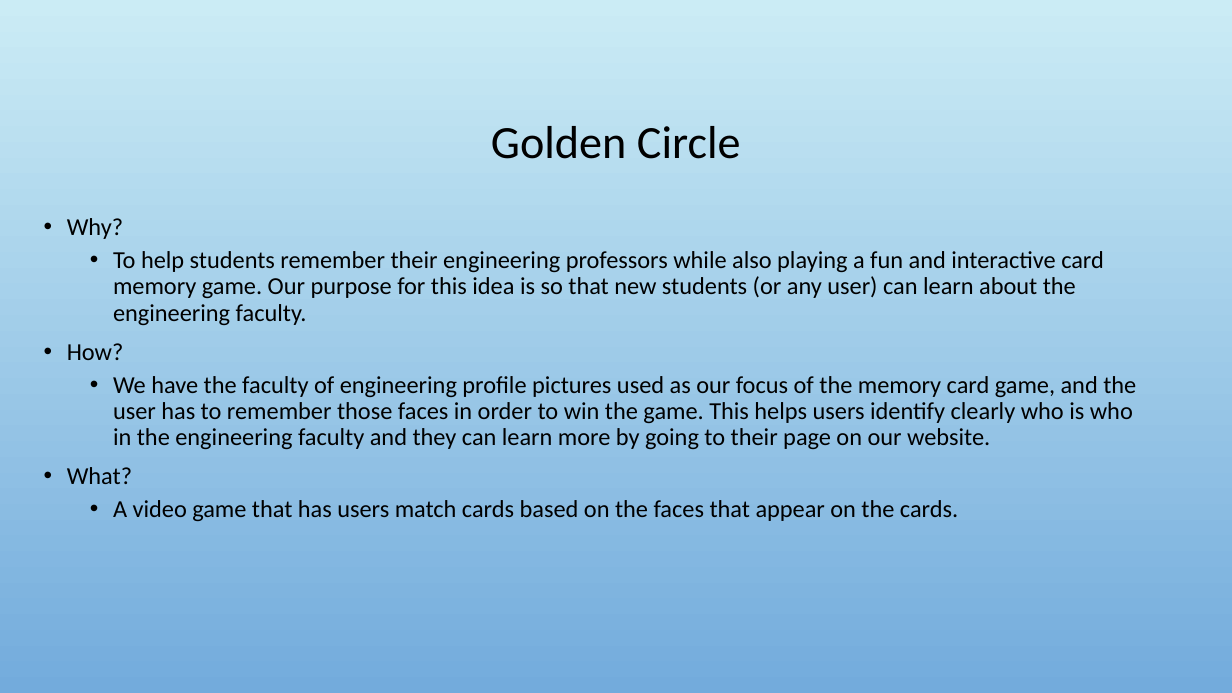
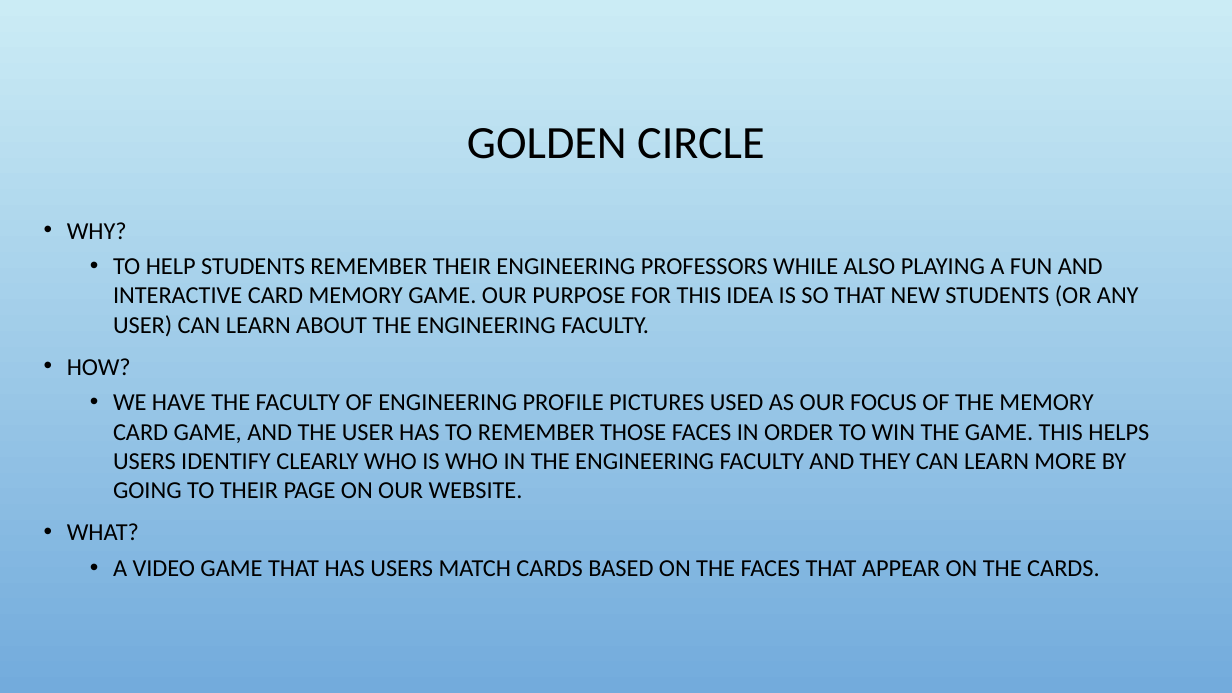
Before and after one commit to Jacobchapman99/ENSE-374-Group07-Project, a slide deck: slide 2 of Milestone4/Milestone 4.ppt. Drawn at 1232x693 pixels with LibreOffice and Linux fonts; fonts in the diff are those of the drawing; background and template pictures are left out. Boxes give left, top, right and bottom in pixels: in the first picture for what was removed or moved away, otherwise in the second. Text is boxed around its words. In the diff, an @@ line names an element or a change of style, - is before the commit and + after.

```diff
--- a/Milestone4/Milestone 4.ppt
+++ b/Milestone4/Milestone 4.ppt
@@ title at (x1=467, y1=128, x2=764, y2=159): text changed @@
-Golden Circle
+GOLDEN CIRCLE
@@ text at (x1=67, y1=222, x2=1149, y2=576): text changed @@
-• Why?
-  • To help students remember their engineering professors while also playing a fun and interactive card memory game. Our purpose for this idea is so that new students (or any user) can learn about the engineering faculty.
-• How?
-  • We have the faculty of engineering profile pictures used as our focus of the memory card game, and the user has to remember those faces in order to win the game. This helps users identify clearly who is who in the engineering faculty and they can learn more by going to their page on our website.
-• What?
-  • A video game that has users match cards based on the faces that appear on the cards.
+• WHY?
+  • TO HELP STUDENTS REMEMBER THEIR ENGINEERING PROFESSORS WHILE ALSO PLAYING A FUN AND INTERACTIVE CARD MEMORY GAME. OUR PURPOSE FOR THIS IDEA IS SO THAT NEW STUDENTS (OR ANY USER) CAN LEARN ABOUT THE ENGINEERING FACULTY.
+• HOW?
+  • WE HAVE THE FACULTY OF ENGINEERING PROFILE PICTURES USED AS OUR FOCUS OF THE MEMORY CARD GAME, AND THE USER HAS TO REMEMBER THOSE FACES IN ORDER TO WIN THE GAME. THIS HELPS USERS IDENTIFY CLEARLY WHO IS WHO IN THE ENGINEERING FACULTY AND THEY CAN LEARN MORE BY GOING TO THEIR PAGE ON OUR WEBSITE.
+• WHAT?
+  • A VIDEO GAME THAT HAS USERS MATCH CARDS BASED ON THE FACES THAT APPEAR ON THE CARDS.
```
Also in this commit, not shown: 18 other slides changed.
